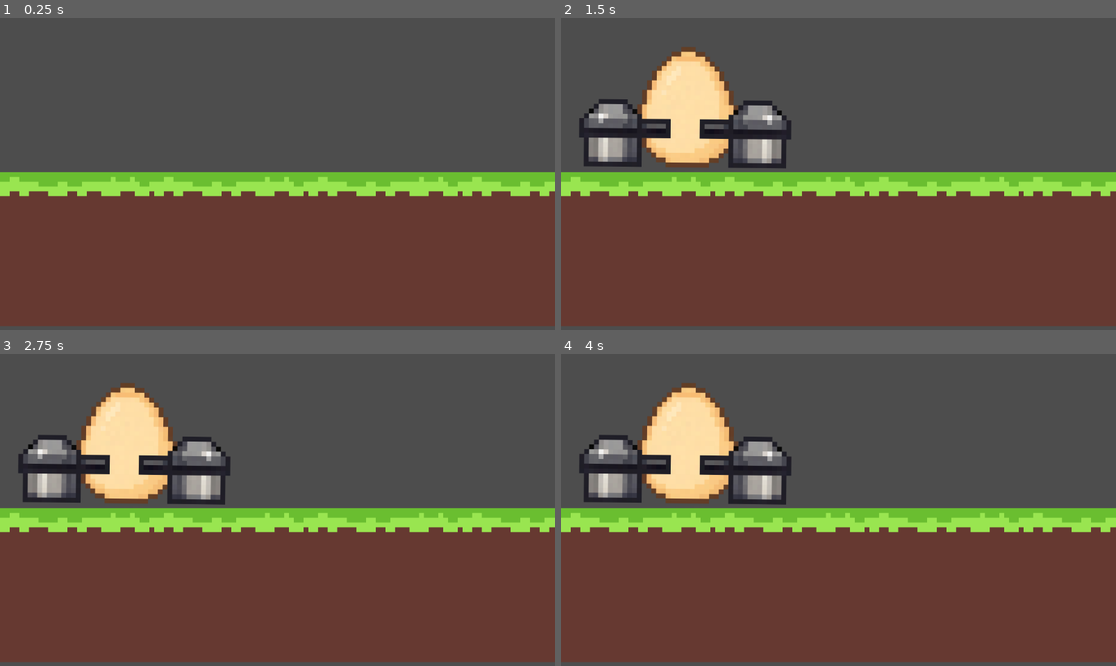
Above: before the commit, frames 1-4 (two rows, left to right).
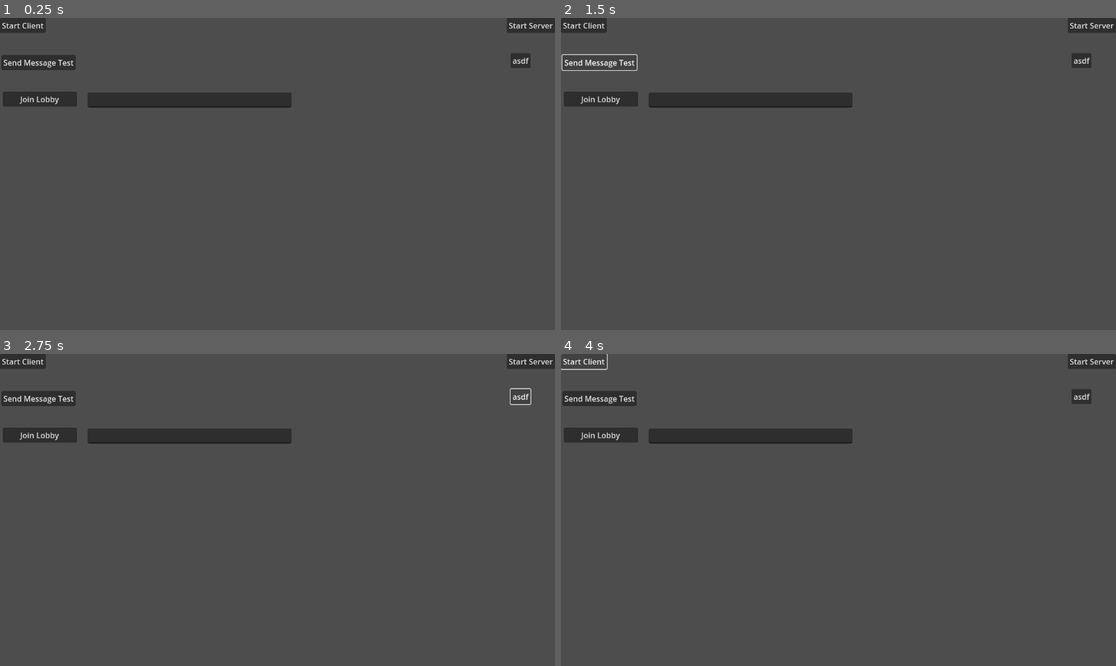
Above: after the commit, the same moments.

Repository: mathison0/eggpack
Game: Godot game, scene res://scenes/network/control.tscn
Two runs of this game, one before a commit and one after it. Both use one fixed random seed, a clock stepped at 60 frames per second and the inputs below. Before the commit the project starts from res://scenes/levels/main.tscn.
Inputs (mouse positions are in pixels of both pictures, inside the frame that each line leads up to):
- Up to frame 1 (0.25 s): no input
- Up to frame 2 (1.5 s): click (1093, 24) at 0.5 s, where only the run after the commit has a clickable "Start Server"; click (599, 61) at 1.25 s, where only the run after the commit has a clickable "Send Message Test"
- Up to frame 3 (2.75 s): click (521, 397) at 2 s, where only the run after the commit has a clickable "asdf"
- Up to frame 4 (4 s): click (599, 435) at 2.75 s, where only the run after the commit has a clickable "Join Lobby"; click (583, 360) at 3.5 s, where only the run after the commit has a clickable "Start Client"

The runs differ from the first frame. In frame 1, 53% of the frame differs, in the area x 0-100%, y 0-99%; in frame 2, 60%; in frame 3, 60%; in frame 4, 60%.

Commit message:
feat: WebRTC implemented(test)

Diff:
--- a/project.godot
+++ b/project.godot
@@ -11,5 +11,5 @@
 [application]
 
 config/name="eggpack"
-run/main_scene="uid://bwckb05ota23m"
+run/main_scene="uid://oemj5c2l2ggs"
 config/features=PackedStringArray("4.4", "Forward Plus")
--- /dev/null
+++ b/scenes/network/control.tscn
@@ -0,0 +1,65 @@
+[gd_scene load_steps=3 format=3 uid="uid://oemj5c2l2ggs"]
+
+[ext_resource type="Script" uid="uid://d06x2fy40t3wt" path="res://scripts/network/Client.gd" id="1_4c5f7"]
+[ext_resource type="Script" uid="uid://b2q5qys3f5luc" path="res://scripts/network/Server.gd" id="2_yommx"]
+
+[node name="Control" type="Control"]
+layout_mode = 3
+anchors_preset = 15
+anchor_right = 1.0
+anchor_bottom = 1.0
+grow_horizontal = 2
+grow_vertical = 2
+
+[node name="Client" type="Node" parent="."]
+script = ExtResource("1_4c5f7")
+
+[node name="LineEdit" type="LineEdit" parent="Client"]
+offset_left = 182.0
+offset_top = 155.0
+offset_right = 605.0
+offset_bottom = 186.0
+
+[node name="Server" type="Node" parent="."]
+script = ExtResource("2_yommx")
+
+[node name="StartClient" type="Button" parent="."]
+layout_mode = 0
+offset_right = 8.0
+offset_bottom = 8.0
+text = "Start Client"
+
+[node name="StartServer" type="Button" parent="."]
+layout_mode = 0
+offset_left = 1052.0
+offset_right = 1152.0
+offset_bottom = 31.0
+text = "Start Server"
+
+[node name="Button" type="Button" parent="."]
+layout_mode = 0
+offset_left = 3.0
+offset_top = 77.0
+offset_right = 157.0
+offset_bottom = 108.0
+text = "Send Message Test"
+
+[node name="Button2" type="Button" parent="."]
+layout_mode = 0
+offset_left = 1060.0
+offset_top = 73.0
+offset_right = 1101.0
+offset_bottom = 104.0
+text = "asdf"
+
+[node name="JoinLobby" type="Button" parent="."]
+offset_left = 6.0
+offset_top = 153.0
+offset_right = 160.0
+offset_bottom = 184.0
+text = "Join Lobby"
+
+[connection signal="button_down" from="StartClient" to="Client" method="_on_start_client_button_down"]
+[connection signal="button_down" from="StartServer" to="Server" method="_on_start_server_button_down"]
+[connection signal="button_down" from="Button" to="Client" method="_on_button_button_down"]
+[connection signal="button_down" from="JoinLobby" to="Client" method="_on_join_lobby_button_down"]
--- /dev/null
+++ b/scripts/network/Client.gd
@@ -0,0 +1,171 @@
+extends Node
+
+enum Message {
+	id,
+	join,
+	userConnected,
+	userDisconnected,
+	lobby,
+	candidate,
+	offer,
+	answer,
+	removeLobby,
+	checkIn
+}
+
+var peer = WebSocketMultiplayerPeer.new()
+var id = 0
+# 연결을 직접적으로 다룸
+var rtcPeer : WebRTCMultiplayerPeer = WebRTCMultiplayerPeer.new()
+var lobbyValue = ""
+
+func _ready():
+	multiplayer.connected_to_server.connect(RTCServerConnected)
+	multiplayer.peer_connected.connect(RTCPeerConnected)
+	multiplayer.peer_disconnected.connect(RTCPeerDisconnected)
+
+func RTCServerConnected():
+	print("RTC server connected")
+
+func RTCPeerConnected(id):
+	print("RTC peer connected " + str(id))
+
+func RTCPeerDisconnected(id):
+	print("RTC peer disconnected " + str(id))
+
+func _process(delta):
+	peer.poll()
+	if peer.get_available_packet_count() > 0:
+		var packet = peer.get_packet()
+		if packet != null:
+			var dataString = packet.get_string_from_utf32()
+			var data = JSON.parse_string(dataString)
+			print(data)
+			if data.message == Message.id:
+				id = data.id
+				connected(id)
+
+			if data.message == Message.userConnected:
+				createPeer(data.id)
+
+			if data.message == Message.lobby:
+				var players = JSON.parse_string(data.players)
+				lobbyValue = data.lobbyValue
+				# ----------- Put GameManger gathering player Info here!!! -----------*=
+				print("player infos: ", players)
+
+			if data.message == Message.candidate:
+				if rtcPeer.has_peer(data.orgPeer):
+					print("Got Candidate: " + str(data.orgPeer) + " my id is " + str(id))
+					rtcPeer.get_peer(data.orgPeer).connection.add_ice_candidate(data.mid, data.index, data.sdp)
+			if data.message == Message.offer:
+				if rtcPeer.has_peer(data.orgPeer):
+					rtcPeer.get_peer(data.orgPeer).connection.set_remote_description("offer", data.data)
+			if data.message == Message.answer:
+				if rtcPeer.has_peer(data.orgPeer):
+					rtcPeer.get_peer(data.orgPeer).connection.set_remote_description("answer", data.data)
+
+func connected(id):
+	rtcPeer.create_mesh(id)
+	multiplayer.multiplayer_peer = rtcPeer
+
+# WebRTC connection
+func createPeer(id):
+	if id != self.id:
+		# 아래는 연결된 peer에 대한 정보를 다룸
+		var peer : WebRTCPeerConnection = WebRTCPeerConnection.new()
+		peer.initialize({
+			"iceServers" : [{ "urls": ["stun:stun.l.google.com:19302"] }]
+		})
+		print("binding id " + str(id) + "my id is " + str(self.id))
+
+		peer.session_description_created.connect(self.offerCreated.bind(id))
+		peer.ice_candidate_created.connect(self.iceCandidateCreated.bind(id))
+		# peer와 id를 엮어 연결
+		rtcPeer.add_peer(peer, id)
+
+		# 연결 수 조절?
+		if id < rtcPeer.get_unique_id():
+			peer.create_offer()
+	pass
+
+func offerCreated(type, data, id):
+	if !rtcPeer.has_peer(id):
+		return
+
+	rtcPeer.get_peer(id).connection.set_local_description(type, data)
+
+	if type == "offer":
+		sendOffer(id, data)
+	else:
+		sendAnswer(id, data)
+	pass
+
+# 내가 남에게 보내는 요청
+func sendOffer(id, data):
+	var message = {
+		"peer" : id,
+		"orgPeer" : self.id,
+		"message" : Message.offer,
+		"data" : data,
+		"lobby" : lobbyValue
+	}
+	peer.put_packet(JSON.stringify(message).to_utf32_buffer())
+	pass
+
+# 내게 보내온 것에 대답
+func sendAnswer(id, data):
+	var message = {
+		"peer" : id,
+		"orgPeer" : self.id,
+		"message" : Message.answer,
+		"data" : data,
+		"lobby" : lobbyValue
+	}
+	peer.put_packet(JSON.stringify(message).to_utf32_buffer())
+	pass
+
+func iceCandidateCreated(midName, indexName, sdpName, id):
+	var message = {
+		"peer" : id,
+		"orgPeer" : self.id,
+		"message" : Message.candidate,
+		"mid" : midName,
+		"index" : indexName,
+		"sdp" : sdpName,
+		"lobby" : lobbyValue
+	}
+	peer.put_packet(JSON.stringify(message).to_utf32_buffer())
+	pass
+
+func connectToServer(ip):
+	peer.create_client("ws://3.27.86.38:8915")
+	print("client created")
+
+func _on_start_client_button_down() -> void:
+	connectToServer("")
+
+func _on_join_lobby_button_down() -> void:
+	var message = {
+		"id" : id,
+		"message" : Message.lobby,
+		"name" : "",
+		"lobbyValue" : $LineEdit.text
+	}
+	peer.put_packet(JSON.stringify(message).to_utf32_buffer())
+
+func deleteLobby():
+	var message = {
+		"message" : Message.removeLobby,
+		"lobbyID" : lobbyValue
+	}
+	peer.put_packet(JSON.stringify(message).to_utf32_buffer())
+
+# ----- 메인으로 돌아갈 함수 -----
+
+func _on_button_button_down() -> void:
+	ping.rpc()
+
+@rpc("any_peer")
+func ping():
+	print("ping from " + str(multiplayer.get_remote_sender_id()))
--- /dev/null
+++ b/scripts/network/Lobby.gd
@@ -0,0 +1,18 @@
+extends Node
+class_name Lobby
+
+var HostID : int
+var Players : Dictionary = {}
+var creation_time # 로비의 생성 시간 저장
+
+func _init(id) -> void:
+	HostID = id
+	self.creation_time = Time.get_ticks_msec()
+
+func AddPlayer(id, name):
+	Players[id] = {
+		"name" : name,
+		"id" : id,
+		"index" : Players.size() + 1
+	}
+	return Players[id]
--- /dev/null
+++ b/scripts/network/Server.gd
@@ -0,0 +1,137 @@
+extends Node
+
+enum Message {
+	id,
+	join,
+	userConnected,
+	userDisconnected,
+	lobby,
+	candidate,
+	offer,
+	answer,
+	removeLobby,
+	checkIn
+}
+
+var peer = WebSocketMultiplayerPeer.new()
+var users = {}
+var lobbies = {}
+
+const LOBBY_TIMEOUT = 300 * 1000 # 300초 (1000은 밀리초 계산)
+
+var Characters = "abcdefghijklmnopqrstuvwxyzABCDEFGHIJKLMNOPQRSTUVWXYZ1234567890"
+
+@export var hostPort = 8915
+
+func _ready():
+	# 서버 모드로 실행 되었을 때만
+	if "--server" in OS.get_cmdline_args():
+		print("hosting on " + str(hostPort))
+		peer.create_server(hostPort)
+
+	peer.connect("peer_connected", peer_connected)
+	peer.connect("peer_disconnected", peer_disconnected)
+
+func _process(delta):
+	peer.poll()
+
+	#_check_stale_lobbies()
+
+	if peer.get_available_packet_count() > 0:
+		var packet = peer.get_packet()
+		if packet != null:
+			var dataString = packet.get_string_from_utf32()
+			var data = JSON.parse_string(dataString)
+			print(data)
+
+			if data.message == Message.lobby:
+				JoinLobby(data)
+
+			# pass data to other users (relay message to other peer)
+			if data.message == Message.offer || data.message == Message.answer || data.message == Message.candidate:
+				print("source id is " + str(data.orgPeer))
+				sendToPlayer(data.peer, data)
+			if data.message == Message.removeLobby:
+				if lobbies.has(data.lobbyID):
+					lobbies.erase(data.lobbyID)
+
+func peer_connected(id):
+	print("Peer Connected: " + str(id))
+	users[id] = {
+		"id" : id,
+		"message" : Message.id,
+	}
+	# get_peer(id)로 peer를 id로 특정한 후, 그 peer에게만 packet을 전송
+	peer.get_peer(id).put_packet(JSON.stringify(users[id]).to_utf32_buffer())
+
+func peer_disconnected(id):
+	pass
+
+func JoinLobby(user):
+	# 로비 생성 및 플레이어 생성
+	var result = ""
+	if user.lobbyValue == "":
+		user.lobbyValue = generateRandomString()
+		print(user.lobbyValue)
+		lobbies[user.lobbyValue] = Lobby.new(user.id)
+	var player = lobbies[user.lobbyValue].AddPlayer(user.id, user.name)
+
+	for p in lobbies[user.lobbyValue].Players:
+
+		var data = {
+			"message" : Message.userConnected,
+			"id" : user.id
+		}
+		sendToPlayer(p, data)
+
+		var data2 = {
+			"message" : Message.userConnected,
+			"id" : p
+		}
+		sendToPlayer(user.id, data2)
+
+		var lobbyInfo = {
+			"message" : Message.lobby,
+			"players" : JSON.stringify(lobbies[user.lobbyValue].Players),
+			"lobbyValue" : user.lobbyValue
+		}
+		sendToPlayer(p, lobbyInfo)
+
+	# 플레이어에게 전송
+	var data = {
+		"message" : Message.userConnected,
+		"id" : user.id,
+		"host" : lobbies[user.lobbyValue].HostID,
+		"player" : lobbies[user.lobbyValue].Players[user.id],
+		"lobbyValue" : user.lobbyValue
+	}
+	sendToPlayer(user.id, data)
+
+func sendToPlayer(userid, data):
+	peer.get_peer(userid).put_packet(JSON.stringify(data).to_utf32_buffer())
+
+func generateRandomString():
+	var result = ""
+	for i in range(32):
+		var index = randi() % Characters.length()
+		result += Characters[index]
+	return result
+
+func startServer():
+	peer.create_server(8915)
+	print("Started Server")
+
+func _on_start_server_button_down() -> void:
+	startServer()
+
+func _check_stale_lobbies():
+	var current_time = Time.get_ticks_msec()
+	var lobbies_to_remove = []
+
+	for lobby in lobbies:
+		if current_time - lobby.creation_time > LOBBY_TIMEOUT:
+			lobbies_to_remove.append(lobby)
+
+	for lobby_id in lobbies_to_remove:
+		print("stale lobby removed by timeout: " + lobby_id)
+		lobbies.erase(lobby_id)
Not shown, added: export_presets.cfg
Not shown, added: scripts/network/Client.gd.uid
Not shown, added: scripts/network/Lobby.gd.uid
Not shown, added: scripts/network/Server.gd.uid
Not shown, added: webrtc/webrtc.gdextension.uid
Not shown, added: LICENSE.libdatachannel
Not shown, added: scenes/network/control.tscn6952805934.tmp
Not shown, added: webrtc/LICENSE.libdatachannel
Not shown, added: webrtc/LICENSE.libjuice
Not shown, added: webrtc/LICENSE.libsrtp
Not shown, added: webrtc/LICENSE.mbedtls
Not shown, added: webrtc/LICENSE.plog
(and 29 more such lines)
